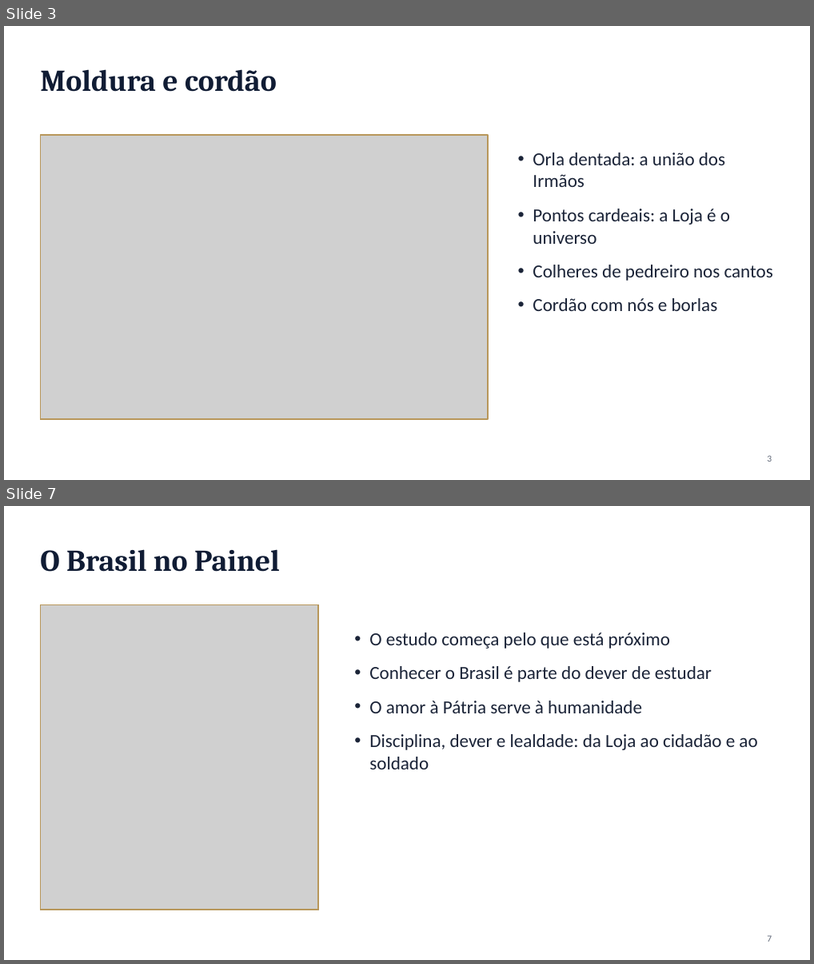
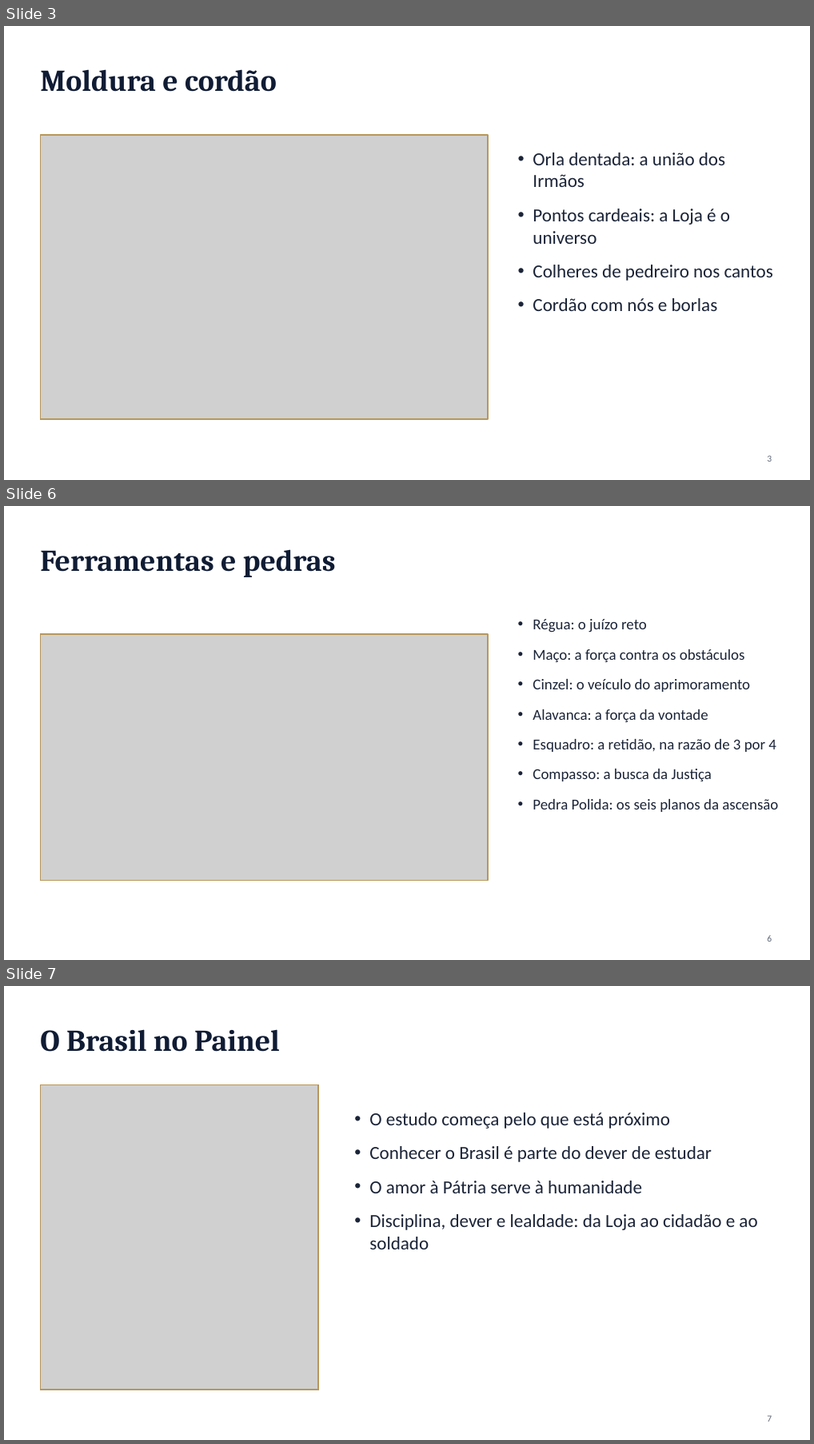
Before and after one commit to Giofm86/Claude, a slide deck: Inc 3/Painel_Companheiro_apresentacao.pptx. Shown one above the other, each under a label of ours: slides 3 and 7 before the commit, slides 3, 6 and 7 after it; the slides between them are not shown. The pictures are 814x964 and 814x1444 pixels, drawn with LibreOffice and Linux fonts; fonts in the diff are those of the drawing; grey boxes stand for pictures. Boxes give left, top, right and bottom in pixels: in the first picture for what was removed or moved away, otherwise in the second. Text is boxed around its words. In the diff, an @@ line names an element or a change of style, - is before the commit and + after.

```diff
--- a/Inc 3/Painel_Companheiro_apresentacao.pptx
+++ b/Inc 3/Painel_Companheiro_apresentacao.pptx
@@ slide 6 added at [4,506,810,960], background #FFFFFF @@
@@ text added at [40,549,336,577], 36 pt, text #101C34, bold @@
+Ferramentas e pedras
@@ text added at [533,619,778,812], 18 pt, text #1B2438 @@
+• Régua: o juízo reto
+• Maço: a força contra os obstáculos
+• Cinzel: o veículo do aprimoramento
+• Alavanca: a força da vontade
+• Esquadro: a retidão, na razão de 3 por 4
+• Compasso: a busca da Justiça
+• Pedra Polida: os seis planos da ascensão
@@ picture added at [40,634,488,880] @@
@@ rectangle added at [40,634,488,880], outline #B8975A 1.5 pt @@
@@ page number added at [767,935,772,941], 11 pt, text #5E6676 @@
+6
```
Also in this commit, not shown: 3 slides changed, 1 slide removed, 4 other files.
